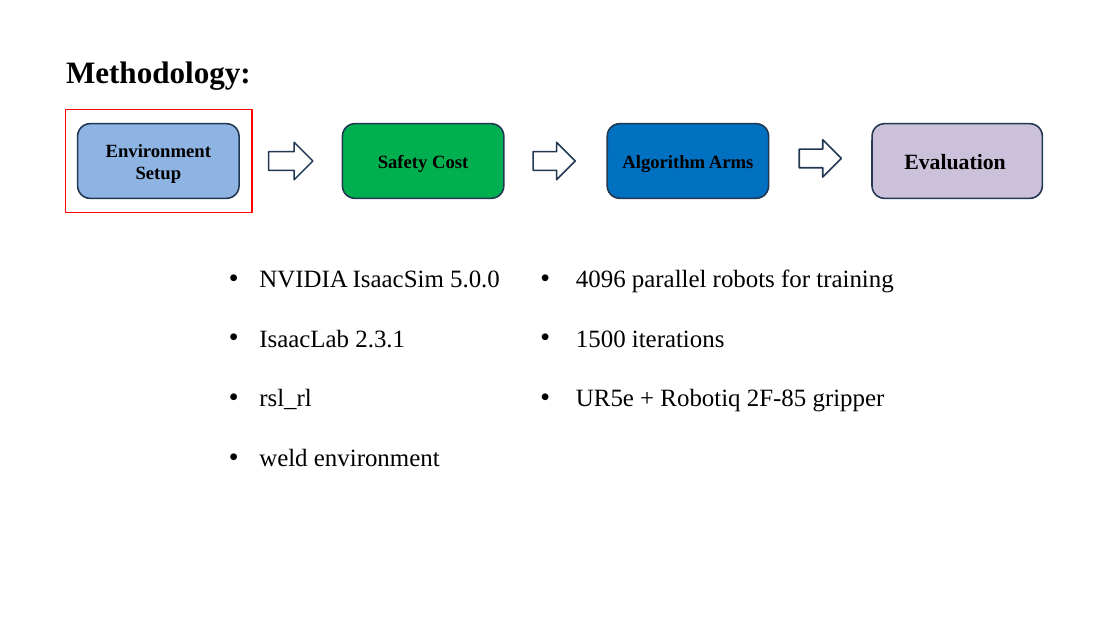
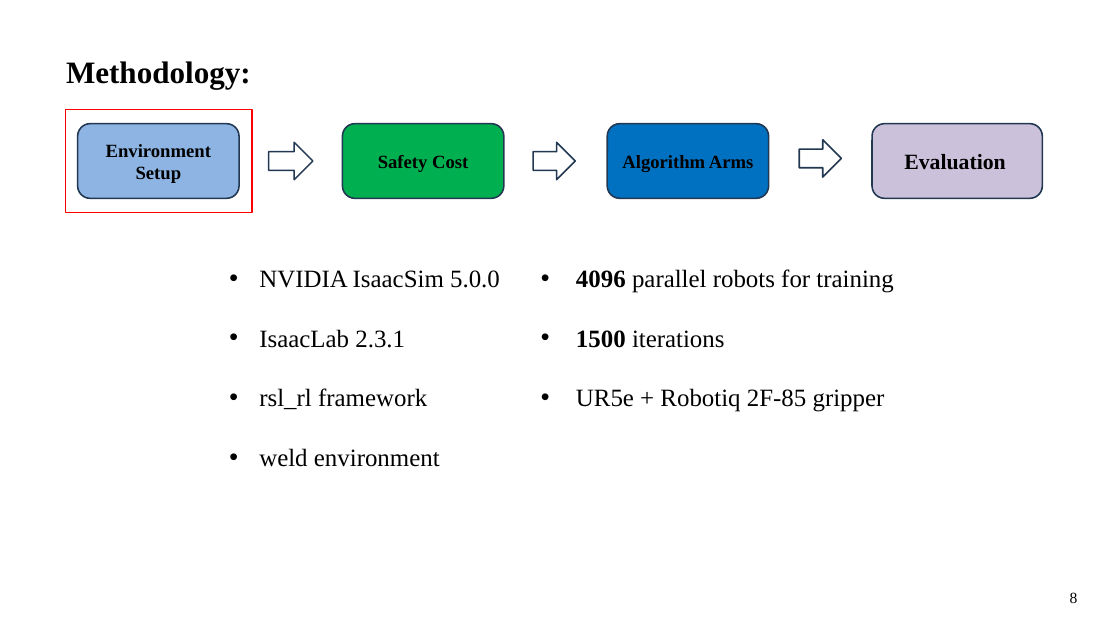
Before and after one commit to abdurRabbi23/ur5-safe-rl-thesis, a slide deck: slide 8 of Thesis_Documentation/Presentaion_slides/main_slide.pptx. Drawn at 1120x630 pixels with LibreOffice and Linux fonts; fonts in the diff are those of the drawing. Boxes give left, top, right and bottom in pixels: in the first picture for what was removed or moved away, otherwise in the second. Text is boxed around its words. In the diff, an @@ line names an element or a change of style, - is before the commit and + after.

```diff
--- a/Thesis_Documentation/Presentaion_slides/main_slide.pptx
+++ b/Thesis_Documentation/Presentaion_slides/main_slide.pptx
@@ text at bbox=[576, 269, 893, 348]: bold on in "4096", "1500" @@
@@ text at bbox=[259, 388, 427, 410]: text changed @@
-• rsl_rl
+• rsl_rl framework
@@ text added at bbox=[1070, 592, 1078, 603], 20 pt, text #000000 @@
+8
```
Also in this commit, not shown: 16 other slides changed, 2 slides added, 1 slide removed, 3 other files.
